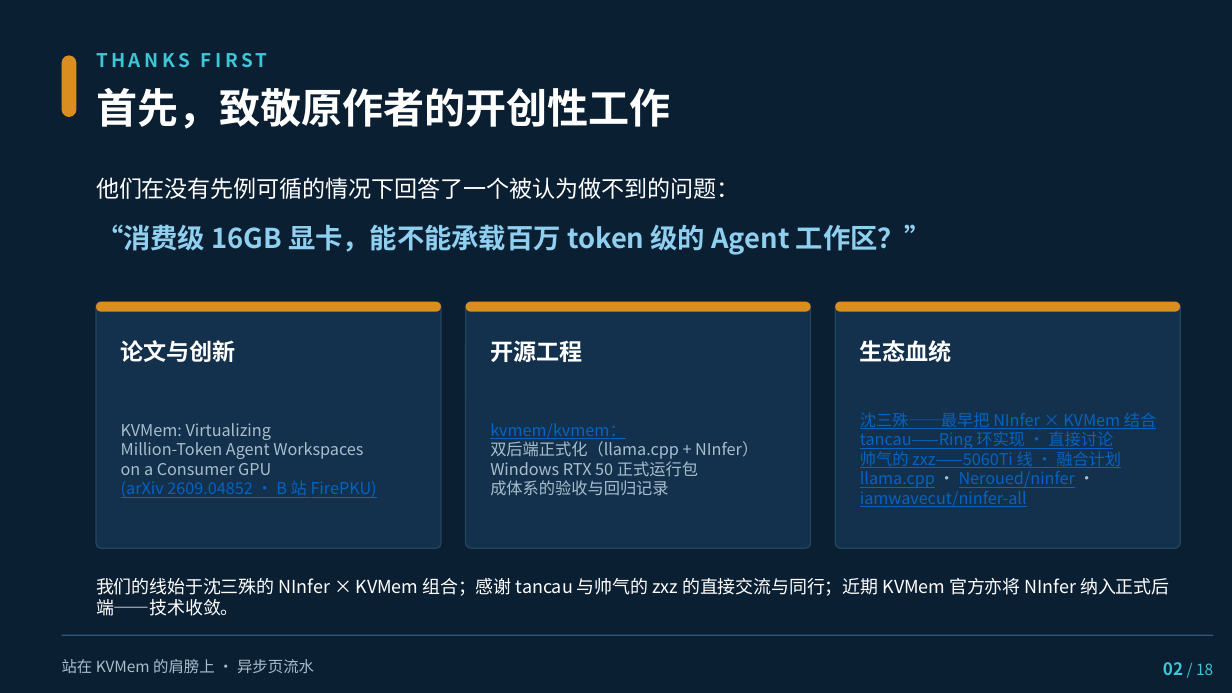
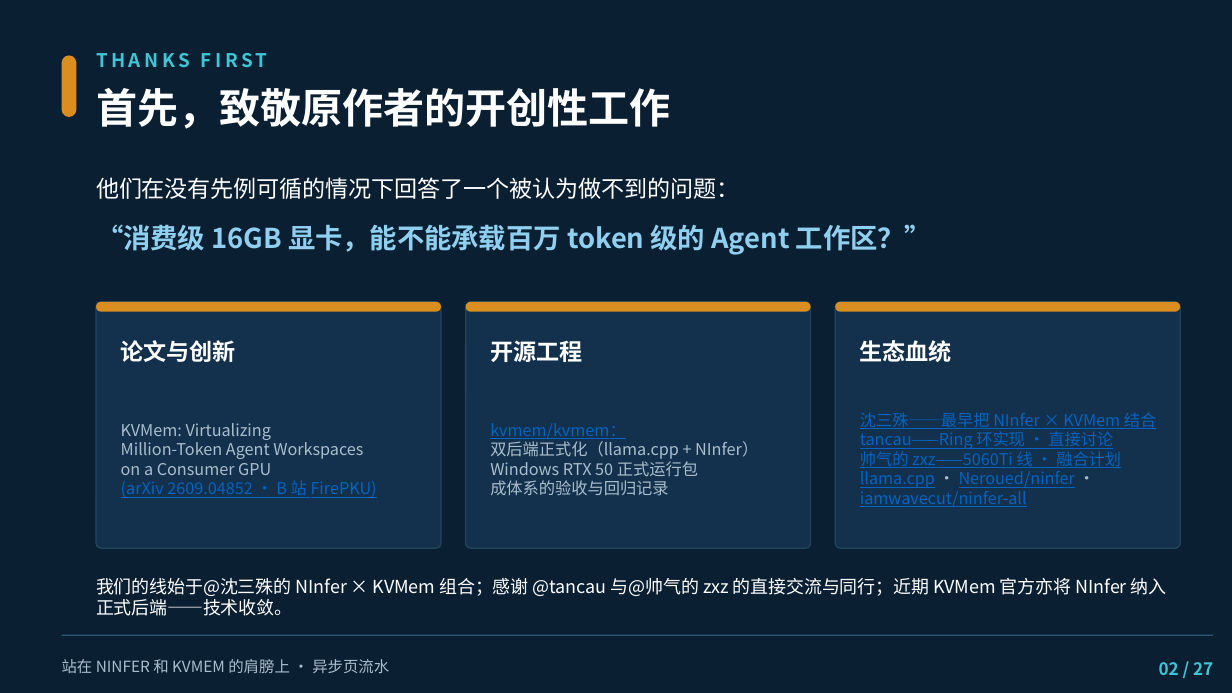
Before and after one commit to paicat1/Ninfer-KVMem-Async, a slide deck: slide 2 of docs/异步页流水-技术说明.pptx. Drawn at 1232x693 pixels with LibreOffice and Linux fonts; fonts in the diff are those of the drawing. Boxes give left, top, right and bottom in pixels: in the first picture for what was removed or moved away, otherwise in the second. Text is boxed around its words. In the diff, an @@ line names an element or a change of style, - is before the commit and + after.

Commit message:
docs(PPT): 微调批次⑤——①封面（站在 NINFER 和 KVMEM 肩膀上 26pt / 主标题+英文名 30pt）②新增 NINFER 引擎介绍页与沈三殊醒目页（金色 kicker）③新增算法基础页（调度大脑继承上游/步进执行器自研）+ 页放哪改物理基础 ④死亡谷拆两页（150h 嫌疑圈定 / 转机：死机-风暴-降Gen-新配方）+ 追捕改名第一阶段 ⑤诚实清单重梳（深载性能边界非谷成因/统计强度卡）⑥开源页重梳（嫌疑圈定+初步消除口径）⑦新增三层加速栈/数学基础/DEPTH 页深色统一 ⑧页码全片重编 /27

```diff
--- a/docs/异步页流水-技术说明.pptx
+++ b/docs/异步页流水-技术说明.pptx
@@ text at box(96, 578, 1167, 616): text changed @@
-我们的线始于沈三殊的 NInfer × KVMem 组合；感谢 tancau 与帅气的 zxz 的直接交流与同行；近期 KVMem 官方亦将 NInfer 纳入正式后端——技术收敛。
+我们的线始于@沈三殊的 NInfer × KVMem 组合；感谢 @tancau 与@帅气的 zxz 的直接交流与同行；近期 KVMem 官方亦将 NInfer 纳入正式后端——技术收敛。
@@ text at box(62, 659, 389, 674): text changed @@
-站在 KVMem 的肩膀上 · 异步页流水
+站在 NINFER 和 KVMEM 的肩膀上 · 异步页流水
@@ text at box(1159, 662, 1213, 675): text changed; size 9 to 10 pt; bold on @@
-02 / 18
+02 / 27
```
Also in this commit, not shown: 17 other slides changed, 5 slides added, 1 other file.
